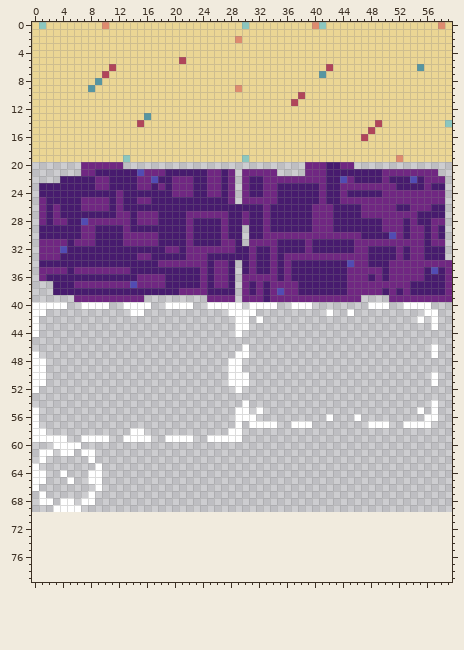
Two versions of one sprite sheet, assets/atlas.png. The first picture shows the starting point.
The file is 60x70 pixels. The old version is drawn lined up with the new one, on the new canvas.
The same view after the edit:
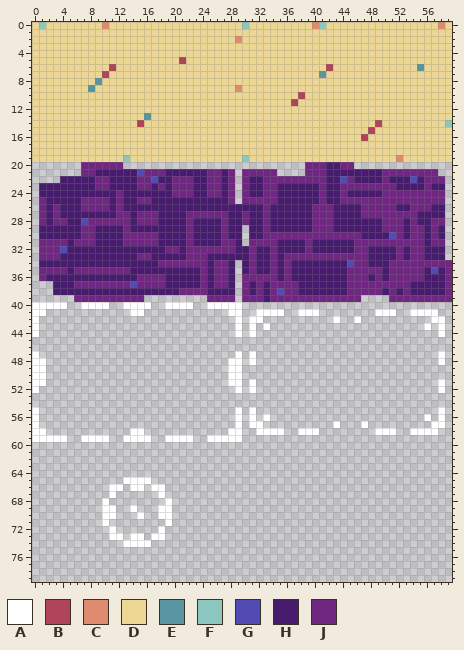
Palette (. is transparent): A #ffffff  B #b0455a  C #de8b6f  D #ebd694  E #5796a1  F #8bc7bf  G #524bb3  H #471b6e  J #702782
Diff:
canvas 60x70 -> 60x80
Colour A is added in row 41 at x 32 to 35, 38 to 40, 49 to 51 and 54 to 55; in row 42 at x 31, 43, 46 and 58; in row 43 at x 31, 33, 56 and 58; in row 44 at x 31 and 58; in rows 47 to 48 at x 31 and 58; in rows 51 to 52 at x 31 and 58.
Colour A is added in row 55 at x 31 and 58; in row 56 at x 33 and 58; in row 57 at x 43, 47 and 57 to 58; in row 58 at x 32 to 35, 38 to 40, 49 to 51 and 54 to 57; in row 65 at x 13 to 16; in row 66 at x 11 to 12, 14 to 15 and 17 to 18.
Colour A is added in row 67 at x 11 and 18; in row 68 at x 10 and 19; in row 69 at x 10 to 11, 14 and 18 to 19; in row 70 at x 10 to 11, 15 and 18 to 19; in row 71 at x 10 and 19; in row 72 at x 11 and 18.
Colour A is added in row 73 at x 11 to 12, 14 to 15 and 17 to 18; in row 74 at x 13 to 16.
Colour A is removed in row 40 at x 31 to 34, 37 to 39, 48 to 50 and 53 to 56; in row 41 at x 30 to 31, 42 and 45; in row 42 at x 30 and 55; in row 43 at x 30 and 57; in rows 46 to 47 at x 30 and 57; in rows 50 to 51 at x 30 and 57.
Colour A is removed in row 54 at x 30 and 57; in row 55 at x 30, 32, 55 and 57; in row 56 at x 30, 42, 46 and 57; in row 57 at x 33 to 34, 37 to 39, 48 to 50 and 53 to 56; in row 60 at x 3 to 6; in row 61 at x 1 to 2, 4 to 5 and 7 to 8.
Colour A is removed in row 62 at x 1 and 8; in row 63 at x 0 and 9; in row 64 at x 0 to 1, 4 and 8 to 9; in row 65 at x 0 to 1, 5 and 8 to 9; in row 66 at x 0 and 9; in row 67 at x 1 and 8.
Colour A is removed in row 68 at x 1 to 2, 4 to 5 and 7 to 8; in row 69 at x 3 to 6.
